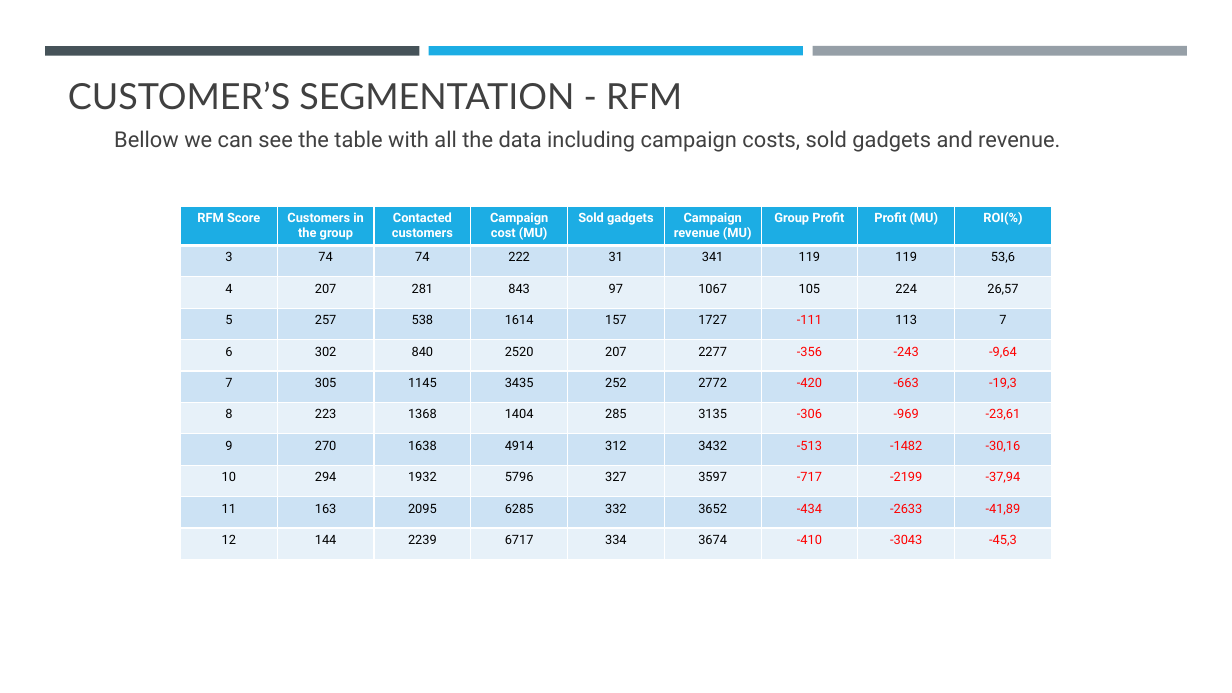
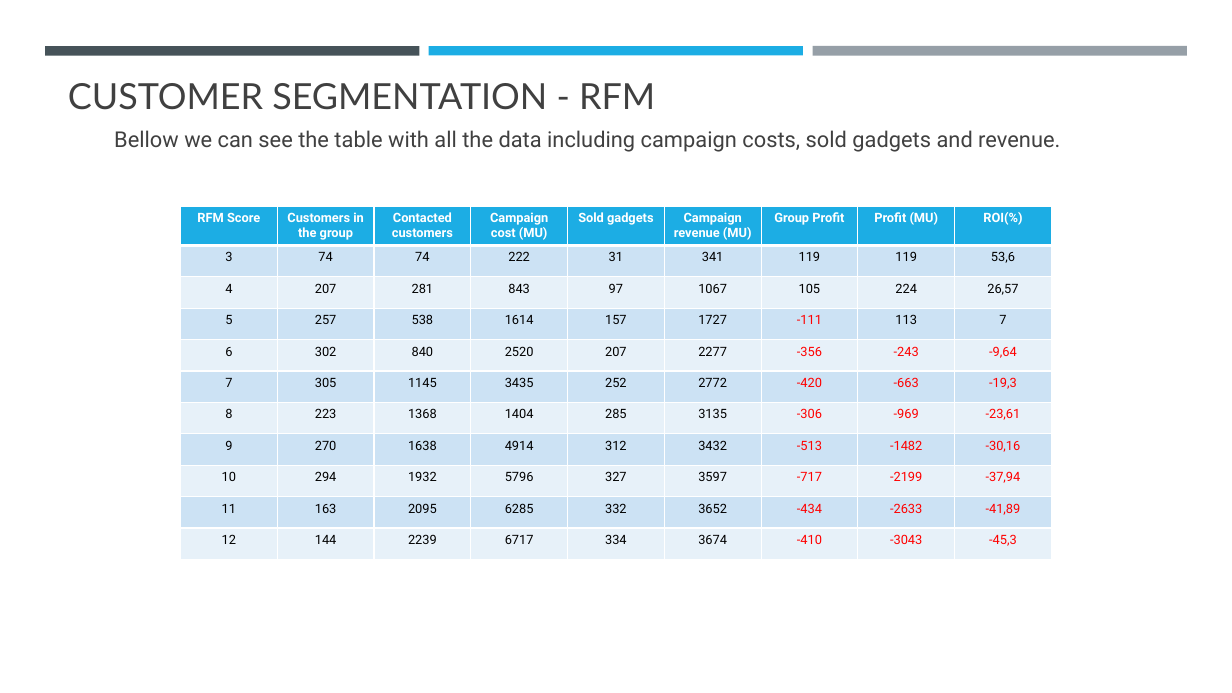
Before and after one commit to fpmacedo/ifood_data_analyst_test, a slide deck: slide 8 of iFood Data Business Analyst Case.pptx. Drawn at 1232x693 pixels with LibreOffice and Linux fonts; fonts in the diff are those of the drawing. Boxes give left, top, right and bottom in pixels: in the first picture for what was removed or moved away, otherwise in the second. Text is boxed around its words. In the diff, an @@ line names an element or a change of style, - is before the commit and + after.

```diff
--- a/iFood Data Business Analyst Case.pptx
+++ b/iFood Data Business Analyst Case.pptx
@@ title at <box>68,83,655,110</box>: text changed @@
-CUSTOMER’S SEGMENTATION - RFM
+CUSTOMER SEGMENTATION - RFM
```
Also in this commit, not shown: 4 other slides changed, 2 other files.
